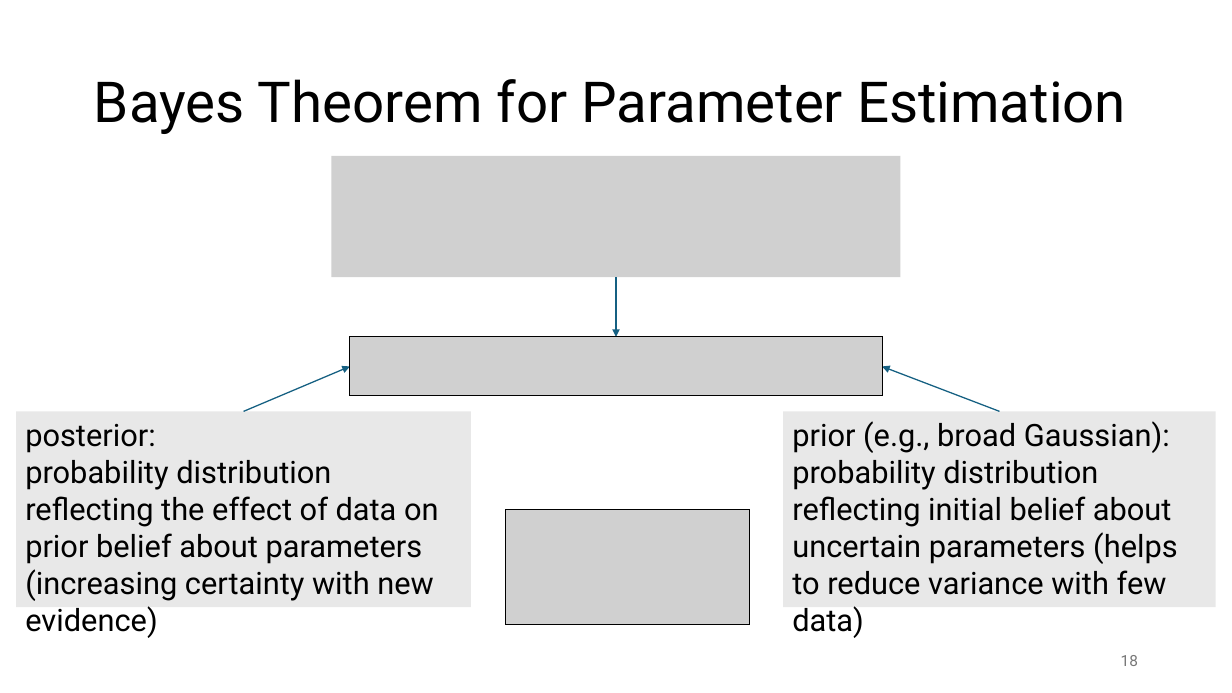
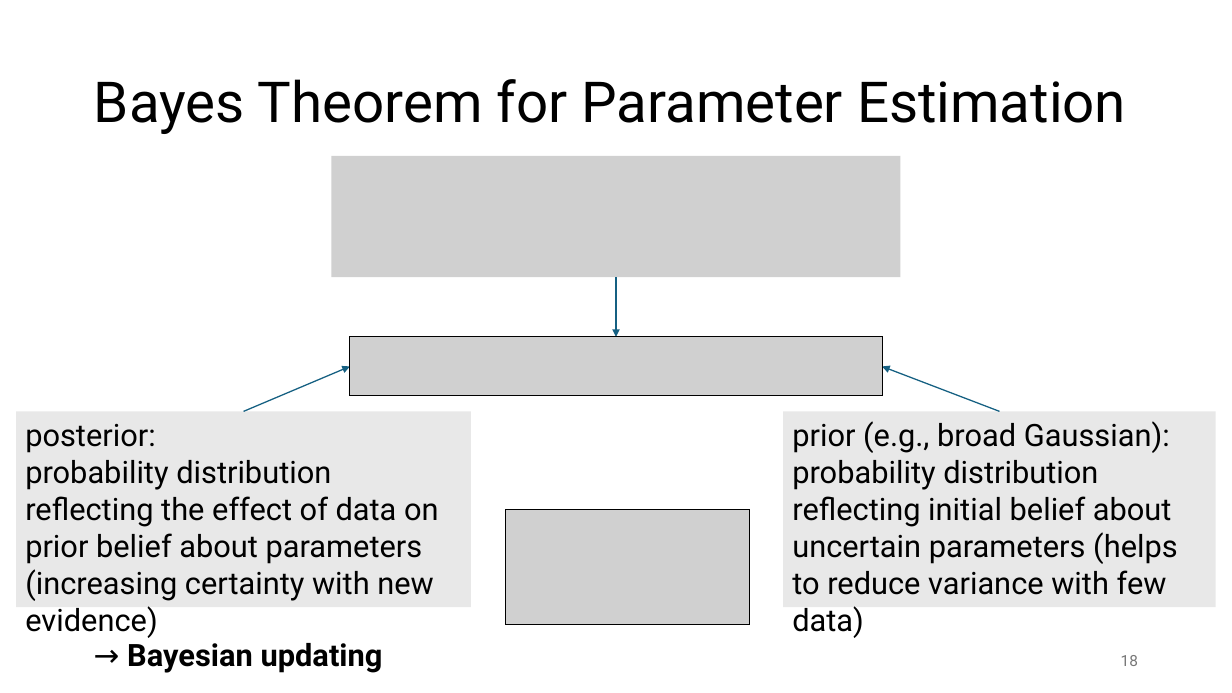
Before and after one commit to FelixWick/data_science, a slide deck: slide 18 of slides/3_probabilistic_models.pptx. Drawn at 1232x693 pixels with LibreOffice and Linux fonts; fonts in the diff are those of the drawing; grey boxes stand for pictures. Boxes give left, top, right and bottom in pixels: in the first picture for what was removed or moved away, otherwise in the second. Text is boxed around its words. In the diff, an @@ line names an element or a change of style, - is before the commit and + after.

```diff
--- a/slides/3_probabilistic_models.pptx
+++ b/slides/3_probabilistic_models.pptx
@@ text added at <box>127,643,383,673</box>, 24 pt, text #000000, bold @@
+→ Bayesian updating
```
Also in this commit, not shown: 1 slide removed, 5 other files.
